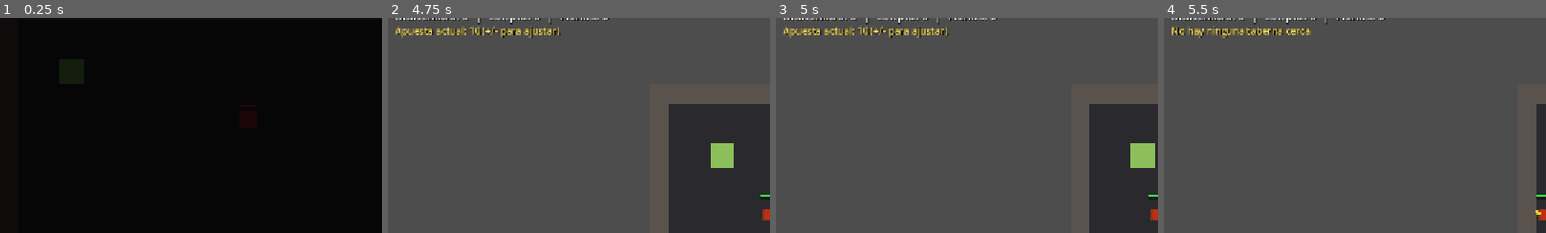
Above: before the commit, frames 1-4 (left to right).
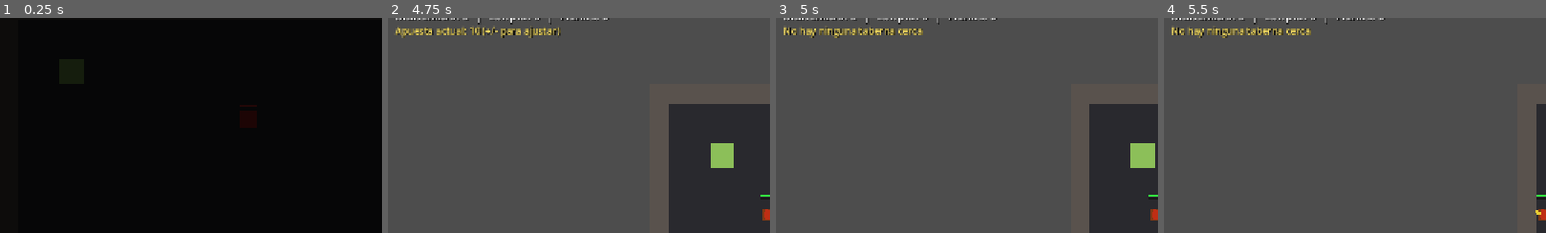
Above: after the commit, the same moments.

Repository: thejowe/ninjex
Game: Godot game, scene res://scenes/main/main.tscn
Two runs of this game, one before a commit and one after it. Both use one fixed random seed, a clock stepped at 60 frames per second and the inputs below.
Inputs (mouse positions are % of the whole screen's width and height, from its top left):
- Up to frame 1 (0.25 s): no input
- Up to frame 2 (4.75 s): tap Enter (ui_accept) at 0.5, 0.77, 1.25, 1.52, 2, 3.77, 4.52 s; move the mouse to (72, 45) at 0.52 s; hold D (move_right) 0.53-1.28 s; tap \ (taberna_ver_records) at 0.6, 1.55, 3.8 s; tap F6 (volver_hub) at 0.8, 1.35, 2.3, 4.55 s; move the mouse to (30, 55) at 1.27 s; hold S (move_down) 1.28-2.03 s; move the mouse to (60, 28) at 2.02 s; hold D (move_right) 2.03-2.75 s; tap T (apostar_alto) at 2.1 s; click "1. Fuego" at 2.75 s; move the mouse to (45, 70) at 3.52 s; hold W (move_up) 3.53-4.28 s; tap B (apostar_bajo) at 3.6 s; move the mouse to (80, 65) at 4.27 s; hold A (move_left) from 4.28 s (still down); tap - (apuesta_bajar) at 4.35 s
- Up to frame 3 (5 s): keep holding A (move_left); tap F10 (taberna_ver_desglose, bound only after the commit) at 4.9 s
- Up to frame 4 (5.5 s): keep holding A (move_left); move the mouse to (20, 35) at 5.02 s; tap = (apuesta_subir) at 5.1 s; tap Enter (ui_accept) at 5.27 s; tap \ (taberna_ver_records) at 5.3 s
The pictures show only the part of the screen within x 0-50%, y 4-54%; the shares and areas given below are measured in that part.

Frames 1-2 are identical in both runs. In frame 3, 1.1% of the frame differs, in the area x 2-46%, y 3-10%; in frame 4, nothing differs.

Commit message:
Desglose de contribucion de la Taberna: aportado al bote y misiones del grupo
Reenganche del hueco de H5 (ya desbloqueado, misiones_completadas existe
desde H6): tecla F10 en la Taberna abre un desglose por jugador de cuanto
ha metido cada uno al bote comun de dinero manchado
(NetworkManager.taberna_aportado_manchado, alimentado desde confirm_vender)
mas el contador de misiones completadas del grupo. Mismo patron de solo
lectura + confirm_casino_mensaje que la pizarra de records existente
(submit_taberna_ver_records/_texto_lider_record); nueva
_texto_desglose_contribucion() lista a todos los jugadores en vez de solo
al primero, porque esto es un desglose, no un ranking de un solo dato.

Marca la linea correspondiente en plan-desarrollo.md.

Diff:
--- a/project.godot
+++ b/project.godot
@@ -322,6 +322,11 @@
 "events": [Object(InputEventKey,"resource_local_to_scene":false,"resource_name":"","device":-1,"window_id":0,"alt_press …(195 unchanged characters)…
 ]
 }
+taberna_ver_desglose={
+"deadzone": 0.2,
+"events": [Object(InputEventKey,"resource_local_to_scene":false,"resource_name":"","device":-1,"window_id":0,"alt_pressed":false,"shift_pressed":false,"ctrl_pressed":false,"meta_pressed":false,"pressed":false,"keycode":0,"physical_keycode":4194341,"key_label":0,"unicode":0,"location":0,"echo":false,"script":null)
+]
+}
 hablar_tabernera={
 "deadzone": 0.2,
 "events": [Object(InputEventKey,"resource_local_to_scene":false,"resource_name":"","device":-1,"window_id":0,"alt_press …(195 unchanged characters)…
--- a/scripts/economy/taberna.gd
+++ b/scripts/economy/taberna.gd
@@ -10,12 +10,13 @@
 ##
 ## Recorte deliberado de alcance (decision explicita del usuario, ver tarea):
 ## sin "que bebida pidio cada uno" (eso es la parte cosmetica/social
-## descartada), sin desglose de contribucion (bloqueado hasta que exista el
-## concepto real de mision). La pizarra de deudas (fiar el brindis sin
-## fondos, ver NetworkManager.taberna_deuda_pendiente) y la pizarra de
-## records (NetworkManager.record_casino_perdidas/record_cuerpos_destrozados,
-## ver player.gd submit_taberna_ver_records) SI estan implementadas (H6
-## extra de Taberna) -- ya no son un recorte.
+## descartada). La pizarra de deudas (fiar el brindis sin fondos, ver
+## NetworkManager.taberna_deuda_pendiente), la pizarra de records
+## (NetworkManager.record_casino_perdidas/record_cuerpos_destrozados, ver
+## player.gd submit_taberna_ver_records) y el desglose de contribucion
+## (NetworkManager.taberna_aportado_manchado + misiones_completadas del
+## grupo, ver player.gd submit_taberna_ver_desglose, tecla F10) SI estan
+## implementados -- ya no son un recorte.
 ##
 ## Respeta la misma regla invariante que la Forja (brief seccion 4: "ninguna
 ## mejora permanente supera el +20%"): aunque este buff es TEMPORAL, no
--- a/scripts/player/player.gd
+++ b/scripts/player/player.gd
@@ -544,6 +544,8 @@
 			_request_taberna_sentarse()
 		if Input.is_action_just_pressed("taberna_emote"):
 			_request_taberna_emote()
+		if Input.is_action_just_pressed("taberna_ver_desglose"):
+			_request_taberna_ver_desglose()
 		if Input.is_action_just_pressed("sastreria_siguiente_tinte"):
 			_request_sastreria_tinte()
 		if Input.is_action_just_pressed("casa_comprar_cocina"):
@@ -722,7 +724,7 @@
 	elif _find_nearest_silla_taberna_in_range(SILLA_RANGE) != null:
 		texto = "Pulsa ` para sentarte"
 	elif _find_nearest_taberna_in_range(HUB_RANGE) != null:
-		texto = "Pulsa X para el brindis, \\ para la pizarra de records, ' para comprar/cambiar musica, Flecha derecha para un gesto"
+		texto = "Pulsa X para el brindis, \\ para la pizarra de records, ' para comprar/cambiar musica, F10 para el desglose de contribucion, Flecha derecha para un gesto"
 	elif _find_nearest_sastreria_in_range(HUB_RANGE) != null:
 		texto = "Pulsa R para cambiar tu tinte"
 	elif _find_nearest_casa_equipo_in_range(HUB_RANGE) != null:
@@ -731,7 +733,9 @@
 		var tienda_hint := _find_nearest_tienda_pergaminos_in_range(CASINO_RANGE)
 		texto = "Pulsa 0 para comprar el pergamino de %s (%.0f fichas)" % [style_data.style_name, tienda_hint.precio_pergamino]
 	elif _find_nearest_tablon_in_range(HUB_RANGE) != null:
-		texto = "Tablon de misiones -- F1 Costa, F2 Bambu, F3 Peaje, F4 Cantera, F5 Ruinas"
+		# H6: el texto (incluido el objetivo explicito de Costa/Peaje/Cantera)
+		# vive ahora en TablonMisiones.texto_tablon() -- ver ese script.
+		texto = _find_nearest_tablon_in_range(HUB_RANGE).texto_tablon()
 	elif _find_nearest_extraccion_in_range(HUB_RANGE) != null:
 		if get_tree().get_nodes_in_group(GRUPO_JEFE_MISION).is_empty():
 			texto = "Pulsa F6 para volver a la Aldea con el botin"
@@ -2250,8 +2254,17 @@
 			pris.queue_free()
 	NetworkManager.dinero_manchado = nuevo_total
 	NetworkManager.usurero_deuda_pendiente = nueva_deuda
+	# Desglose de contribucion de la Taberna (plan-desarrollo.md, tarea
+	# reenganchada): precio_ganado es el importe que de verdad entra en
+	# dinero_manchado en esta venta (ya con el recorte del Usurero aplicado
+	# si tocaba), asi que sumarlo aqui es "cuanto ha metido este jugador al
+	# bote comun" sin inventar tracking nuevo -- reutiliza el mismo
+	# get_multiplayer_authority() que ya se calculaba para
+	# record_cuerpos_destrozados de abajo.
+	var peer_id_vendedor := get_multiplayer_authority()
+	if precio_ganado > 0.0:
+		NetworkManager.taberna_aportado_manchado[peer_id_vendedor] = NetworkManager.taberna_aportado_manchado.get(peer_id_vendedor, 0.0) + precio_ganado
 	if es_carnicero and cadaveres_vendidos > 0:
-		var peer_id_vendedor := get_multiplayer_authority()
 		NetworkManager.record_cuerpos_destrozados[peer_id_vendedor] = NetworkManager.record_cuerpos_destrozados.get(peer_id_vendedor, 0) + cadaveres_vendidos
 	print("[Venta] +%.1f dinero manchado (total compartido: %.1f)" % [precio_ganado, nuevo_total])
 	_status_label.modulate = Color(1, 1, 1)
@@ -2939,6 +2952,51 @@
 			lider_id = peer_id
 	return "jugador %d (%d)" % [lider_id, lider_valor]
 
+func _request_taberna_ver_desglose() -> void:
+	submit_taberna_ver_desglose.rpc_id(1)
+
+## Desglose de contribucion de la Taberna (plan-desarrollo.md, tarea
+## reenganchada tras H6: dependia del concepto de mision completada, que ya
+## existe desde el propio H5 en NetworkManager.misiones_completadas). Mismo
+## patron que submit_taberna_ver_records de arriba (solo lectura, reutiliza
+## confirm_casino_mensaje en vez de un confirm_ propio), pero en vez de
+## enseñar solo "quien va primero" en una categoria, lista a CADA jugador
+## con lo que ha metido al bote comun de dinero manchado
+## (NetworkManager.taberna_aportado_manchado, ver su comentario de cabecera)
+## y anade el contador de misiones del GRUPO entero -- las misiones no
+## tienen "quien la completo" de forma individual, las trae todo el grupo
+## junto al volver a extraccion (ver confirm_volver_hub), asi que ese dato
+## se muestra compartido en vez de forzar una atribucion que no existe.
+@rpc("any_peer", "call_local", "reliable")
+func submit_taberna_ver_desglose() -> void:
+	if not multiplayer.is_server():
+		return
+	if not _validate_sender():
+		return
+	var taberna := _find_nearest_taberna_in_range(HUB_RANGE)
+	if taberna == null:
+		confirm_casino_mensaje.rpc("No hay ninguna taberna cerca")
+		return
+	var texto := "Desglose de la Taberna -- "
+	texto += "Aportado al bote (manchado) por jugador: %s  |  " % _texto_desglose_contribucion(NetworkManager.taberna_aportado_manchado)
+	texto += "Misiones completadas por el grupo: %d" % NetworkManager.misiones_completadas
+	confirm_casino_mensaje.rpc(texto)
+
+## Formatea "jugador <peer_id> (<valor>)" para TODOS los peer_id de un
+## Dictionary peer_id -> float, de mayor a menor aporte y separados por
+## comas -- a diferencia de _texto_lider_record de arriba (que solo enseña
+## al que va primero), esto es el desglose completo pedido en la tarea, uno
+## por cada jugador que haya aportado algo. "sin datos" si esta vacio.
+func _texto_desglose_contribucion(record: Dictionary) -> String:
+	if record.is_empty():
+		return "sin datos"
+	var peer_ids: Array = record.keys()
+	peer_ids.sort_custom(func(a, b): return record[a] > record[b])
+	var partes: Array[String] = []
+	for peer_id in peer_ids:
+		partes.append("jugador %d (%.0f)" % [peer_id, record[peer_id]])
+	return ", ".join(partes)
+
 func _request_taberna_musica() -> void:
 	submit_taberna_musica.rpc_id(1)
 
Not shown, changed: plan-desarrollo.md
